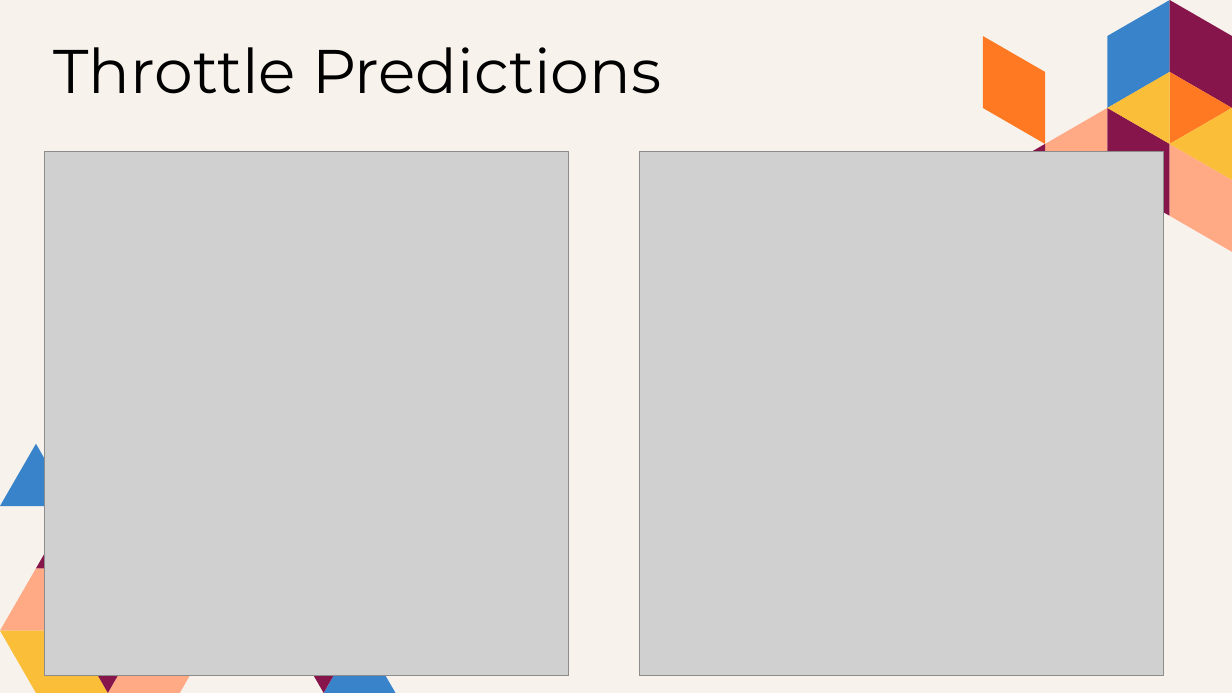
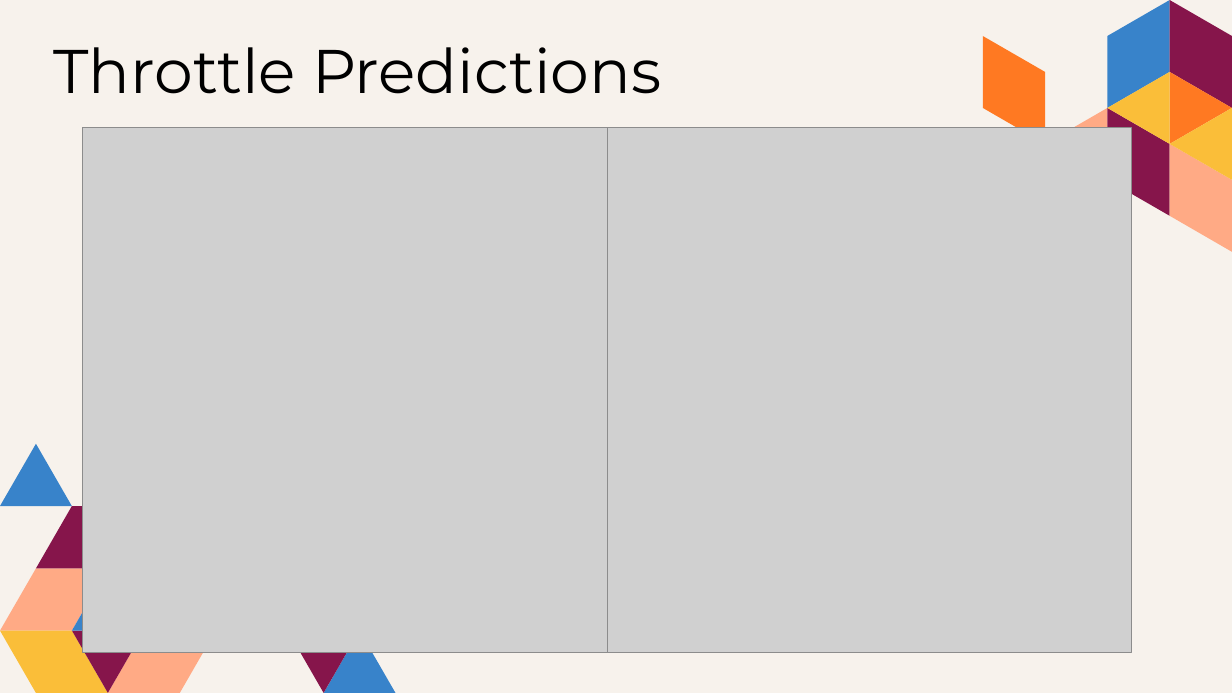
Before and after one commit to grahamjh99/VisionDrive, a slide deck: slide 10 of presentation/A Simple Self Drive Model.pptx. Drawn at 1232x693 pixels with LibreOffice and Linux fonts; fonts in the diff are those of the drawing; grey boxes stand for pictures. Boxes give left, top, right and bottom in pixels: in the first picture for what was removed or moved away, otherwise in the second. Text is boxed around its words. In the diff, an @@ line names an element or a change of style, - is before the commit and + after.

```diff
--- a/presentation/A Simple Self Drive Model.pptx
+++ b/presentation/A Simple Self Drive Model.pptx
@@ picture: place and size @@
-picture at [44, 152, 569, 677]
+picture at [82, 128, 607, 653]
@@ picture: place and size @@
-picture at [640, 152, 1165, 677]
+picture at [607, 128, 1132, 653]
@@ freeform shape removed at [983, 144, 1045, 216] @@
@@ freeform shape added at [72, 569, 144, 631], fill #3883CA @@
```
Also in this commit, not shown: 9 other slides changed.
